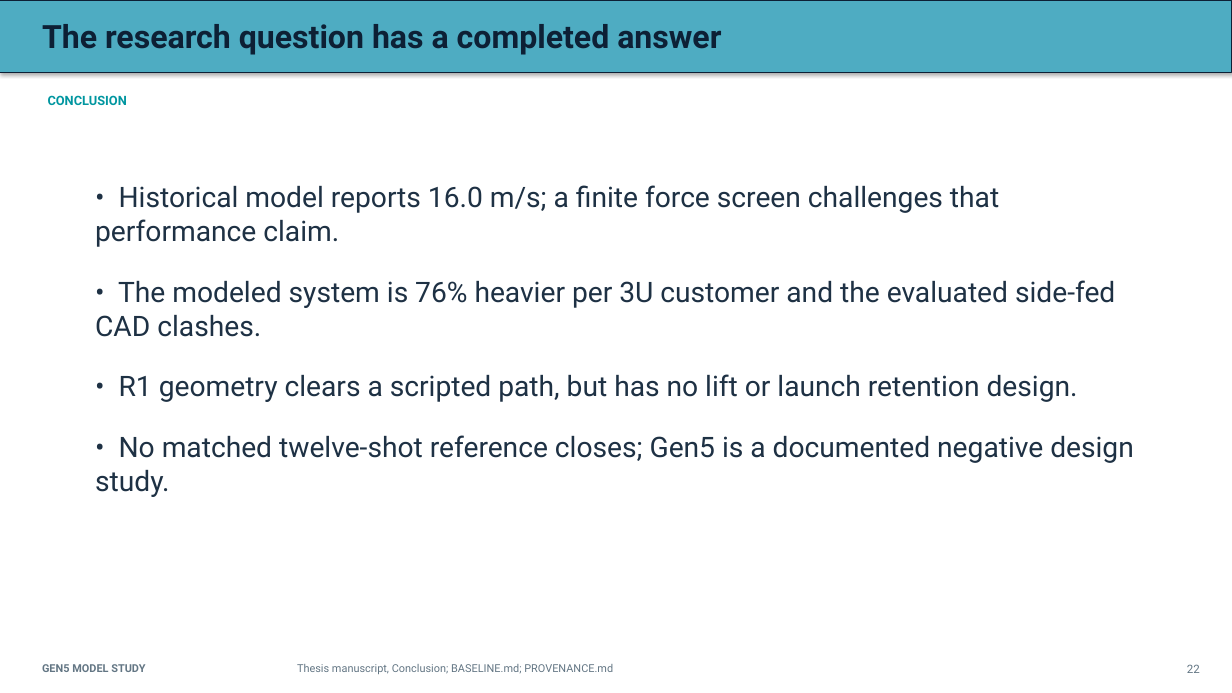
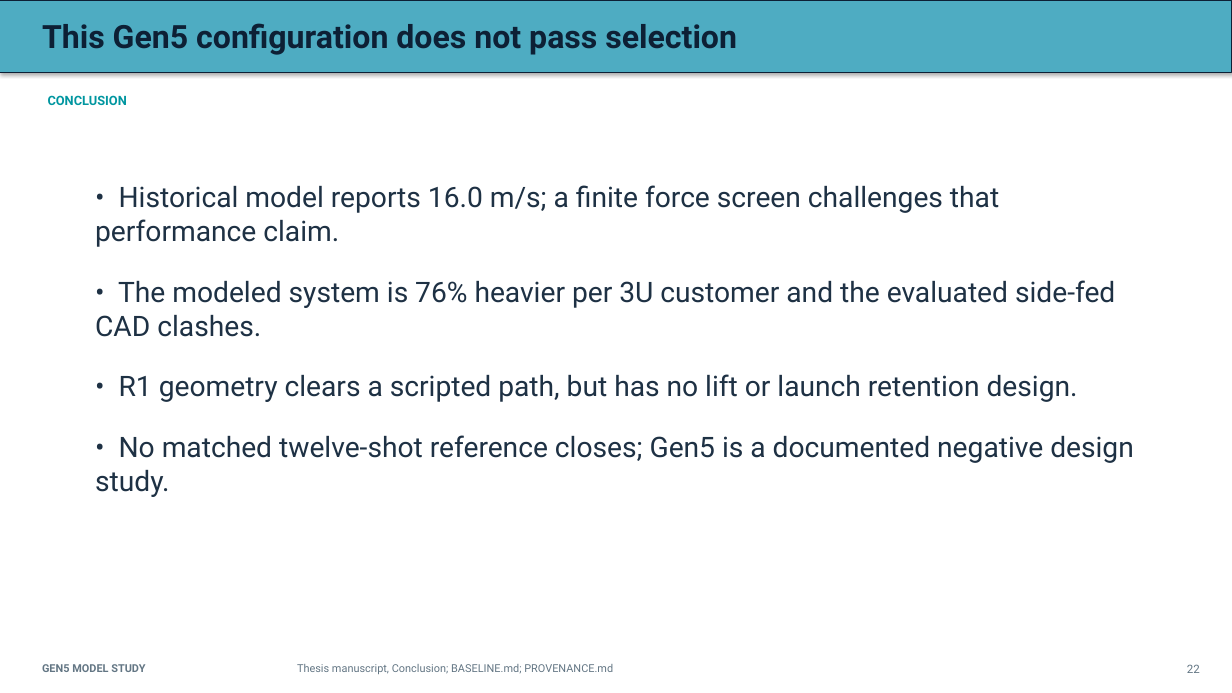
Before and after one commit to aaaaaaaaaaaavm/VOLLEY-thesis, a slide deck: slide 22 of university/final_review_2026_10_10/VOLLEY_Final_Review_2026-10-10.pptx. Drawn at 1232x693 pixels with LibreOffice and Linux fonts; fonts in the diff are those of the drawing. Boxes give left, top, right and bottom in pixels: in the first picture for what was removed or moved away, otherwise in the second. Text is boxed around its words. In the diff, an @@ line names an element or a change of style, - is before the commit and + after.

```diff
--- a/university/final_review_2026_10_10/VOLLEY_Final_Review_2026-10-10.pptx
+++ b/university/final_review_2026_10_10/VOLLEY_Final_Review_2026-10-10.pptx
@@ text at [42,23,737,55]: text changed @@
-The research question has a completed answer
+This Gen5 configuration does not pass selection
```
Also in this commit, not shown: 9 other slides changed, 15 other files.
